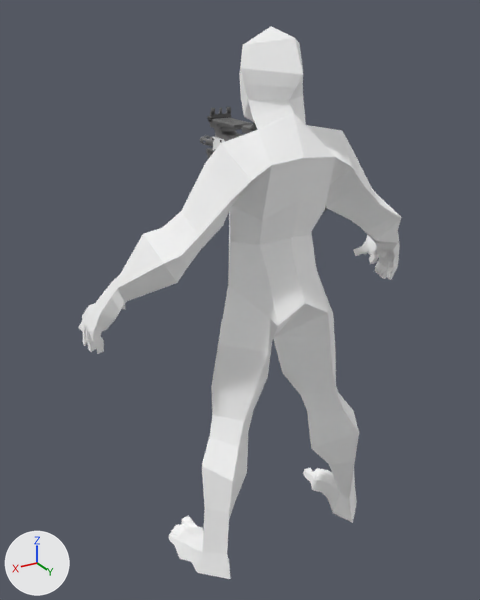
A saved change to the glTF model assets/HumanBase.glb.
Both versions are drawn from a camera (50 mm lens) standing at (1.199, 1.761, 1.885) and looking at (-0.009, -0.253, 0.878). Every picture has the same lights, and +X, +Y and +Z are marked at lower left. The older version comes first. Where no turn or scale is listed for an object, it has been applied to the vertices.

Names of what the first picture shows: 'Cube.001', 'basemesh_male'.
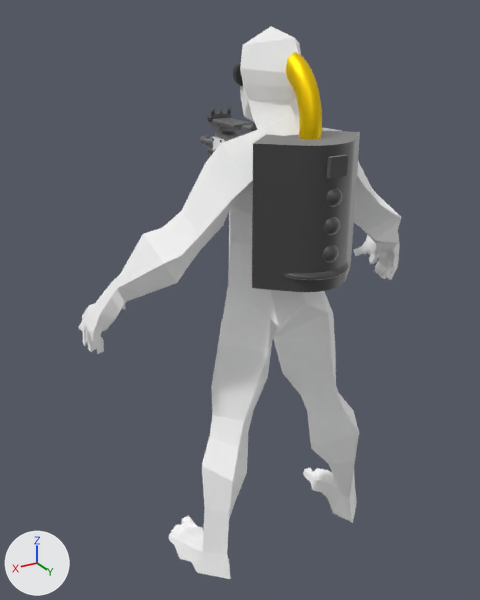
What differs and where, as boxes [x1, y1, x2, y2] in the pictures (480 x 600 px):
'backpack', added: after [252, 131, 360, 292]
'visor.001', added (yellow): after [286, 52, 322, 139]
'visor', added (mostly hidden): after [233, 62, 243, 86]

Edits to the bpy script that builds the scene:
```text
Add img_metal_texture:
    img_metal_texture = load_image('metal-texture', '_unpacked/metal-texture', 1920, 1080, 'sRGB')
Add mat_material_020:
    mat_material_020 = principled_material('Material.020')
    mat_material_020.base_color = (1.0, 0.68, 0.0)  # yellow #ffd700
    mat_material_020.metallic = 0.786
Add mat_material_019:
    mat_material_019 = principled_material('Material.019')
    mat_material_019.base_color = (0.0637, 0.0637, 0.0637)  # dark grey #474747
    mat_material_019.metallic = 0.384
    mat_material_019.sheen_weight = 1.0
    mat_material_019.sheen_roughness = 0.429
Add mat_material_021:
    mat_material_021 = principled_material('Material.021')
    mat_material_021.texture = img_metal_texture
Add me_visor_001:
    me_visor_001.from_pydata(...)  # 714 vertices, 1424 faces; spans x 0.002..0.072, y -0.114..0.001, z 0.0..0.406
    me_visor_001.materials.append(mat_material_020)  # yellow #ffd700
Add me_backpack:
    me_backpack.from_pydata(...)  # 2756 vertices, 5488 faces; spans x 0.0..0.387, y 0.0..0.283, z 0.0..0.436
    me_backpack.materials.append(mat_material_019)  # dark grey #474747
Add me_visor:
    me_visor.from_pydata(...)  # 714 vertices, 1424 faces; spans x 0.0..0.231, y 0.0..0.122, z 0.0..0.067
    me_visor.materials.append(mat_material_021)  # picture img_metal_texture
Add ob_visor_001:
    ob_visor_001 = bpy.data.objects.new('visor.001', me_visor_001)
    ob_visor_001.location = (-0.034, 0.197, 1.377)
Add ob_backpack:
    ob_backpack = bpy.data.objects.new('backpack', me_backpack)
    ob_backpack.location = (-0.188, 0.033, 1.116)
Add ob_visor:
    ob_visor = bpy.data.objects.new('visor', me_visor)
    ob_visor.location = (-0.118, -0.193, 1.681)
```
